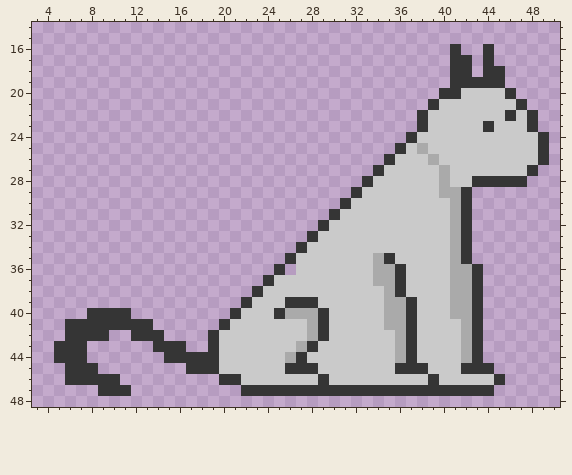
Two states of a pixel-art sprite, Assets/Textures/Cat/idle1.png. Above, as it was before the edit.
The file is 64x64 pixels. Shown: x 3..50, y 14..48.
And afterwards:
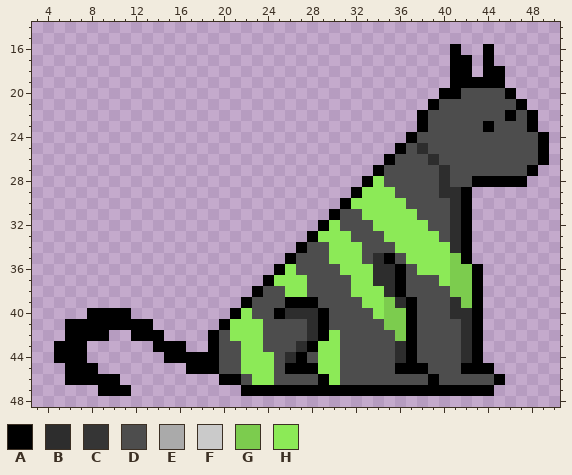
Palette (. is transparent): A #000000  B #2d2d2d  C #353535  D #4d4d4d  E #aaaaaa  F #cacaca  G #7ccc4e  H #8cea57
Difference:
Changed rows in their new state; - is an unchanged pixel.
first column x 5:
16 ------------------------------------A--A-----
17 ------------------------------------AA-A-----
18 ------------------------------------AA-AA----
19 ------------------------------------AAAAA----
20 -----------------------------------AADDDDA---
21 ----------------------------------ADDDDDDDA--
22 ---------------------------------ADDDDDDDADA-
23 ---------------------------------ADDDDDADDDA-
24 --------------------------------ADDDDDDDDDDDA
25 -------------------------------ADBDDDDDDDDDDA
26 ------------------------------ADDDBDDDDDDDDDA
27 -----------------------------ADDDDDBDDDDDDDA-
28 ----------------------------AHDDDDDBDDAAAAA--
29 ---------------------------AHHHDDDDBBA-------
30 --------------------------AHHHHHDDDDBA-------
31 -------------------------ADDHHHHHDDDBA-------
32 ------------------------AHDDDHHHHHDDBA-------
33 -----------------------AHHHDDDHHHHHDBA-------
34 ----------------------ADDHHHDDDHHHHHBA-------
35 ---------------------ADDDHHHDBADHHHHGA-------
36 --------------------AHDDDDHHHBBADHHHGGA------
37 -------------------AHHHDDDDHHBBADDDHGGA------
38 ------------------ADDHHDDDDHHHBADDDDGGA------
39 -----------------ADDDAAADDDDHHGBADDDBGA------
40 ---AAAA---------AHDDABBBADDDDHGGADDDBBA------
41 -AAAAAAAA------AHHHDDDDBADDDDDGGADDDDBA------
42 -AAAA--AAA----ADHHHDDDDBAHDDDDDGADDDDBA------
43 AAA------AAA--ADDHHDDDBAHHDDDDDBADDDDBA------
44 AAA-------AAAAADDHHHDBADHHDDDDDBADDDDBA------
45 -AAA--------AAADDHHHDAAAHHDDDDDAAADDDAAA-----
46 -AAAAA---------AADHHDDDDAHDDDDDDDDADDDDDA----
47 ----AAA----------AAAAAAAAAAAAAAAAAAAAAAA-----
Pixel boxes of the changes (left, top, right, bottom) in both pictures:
changed: (54, 44, 549, 396)
